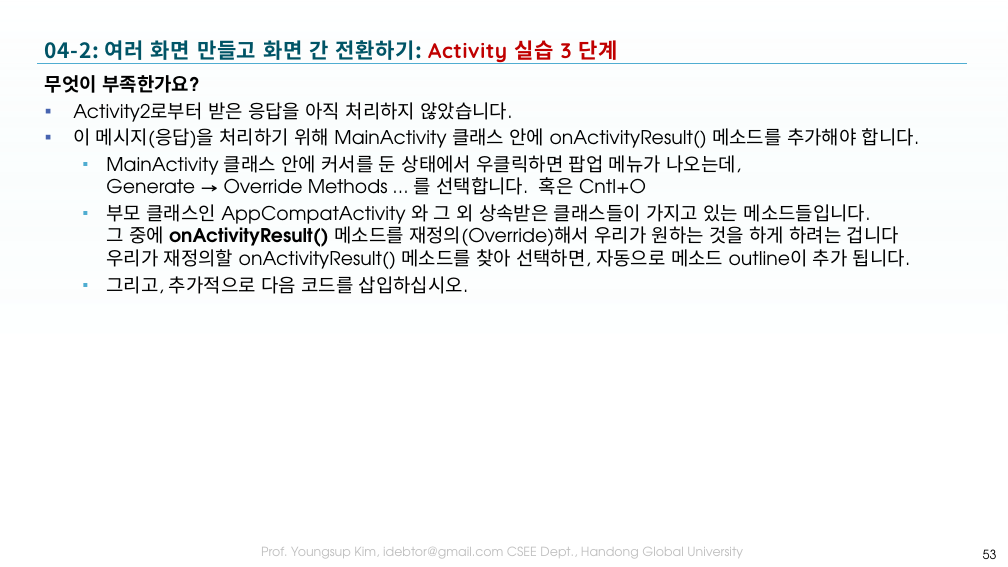
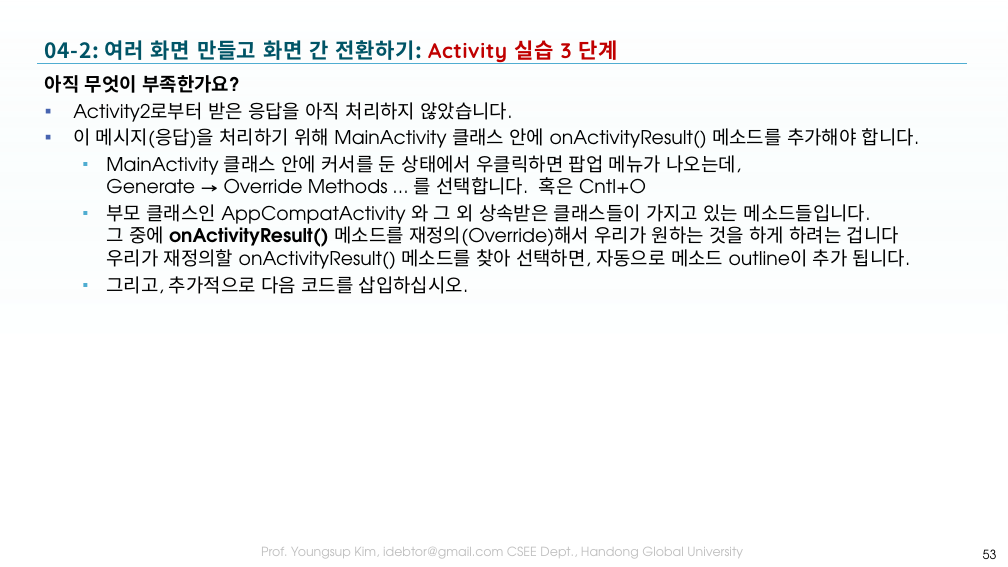
Before and after one commit to tae7841/HuStarAS, a slide deck: slide 53 of ppts/04Activity.pptx. Drawn at 1008x567 pixels with LibreOffice and Linux fonts; fonts in the diff are those of the drawing; background and template pictures are left out. Boxes give left, top, right and bottom in pixels: in the first picture for what was removed or moved away, otherwise in the second. Text is boxed around its words. In the diff, an @@ line names an element or a change of style, - is before the commit and + after.

```diff
--- a/ppts/04Activity.pptx
+++ b/ppts/04Activity.pptx
@@ text at [45, 75, 240, 93]: text changed @@
-무엇이 부족한가요?
+아직 무엇이 부족한가요?
```
Also in this commit, not shown: 8 other slides changed, 15 slides added.
